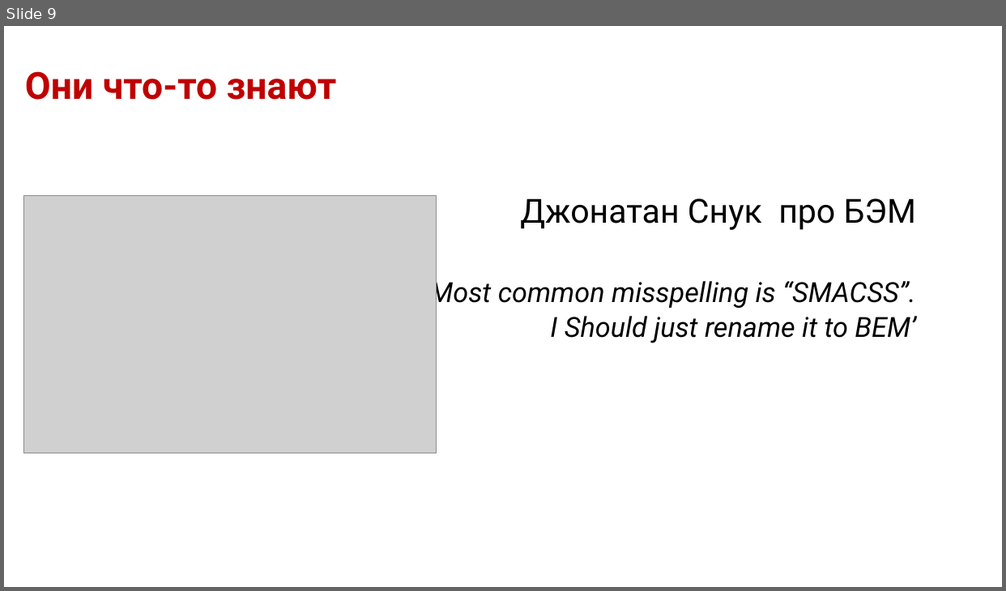
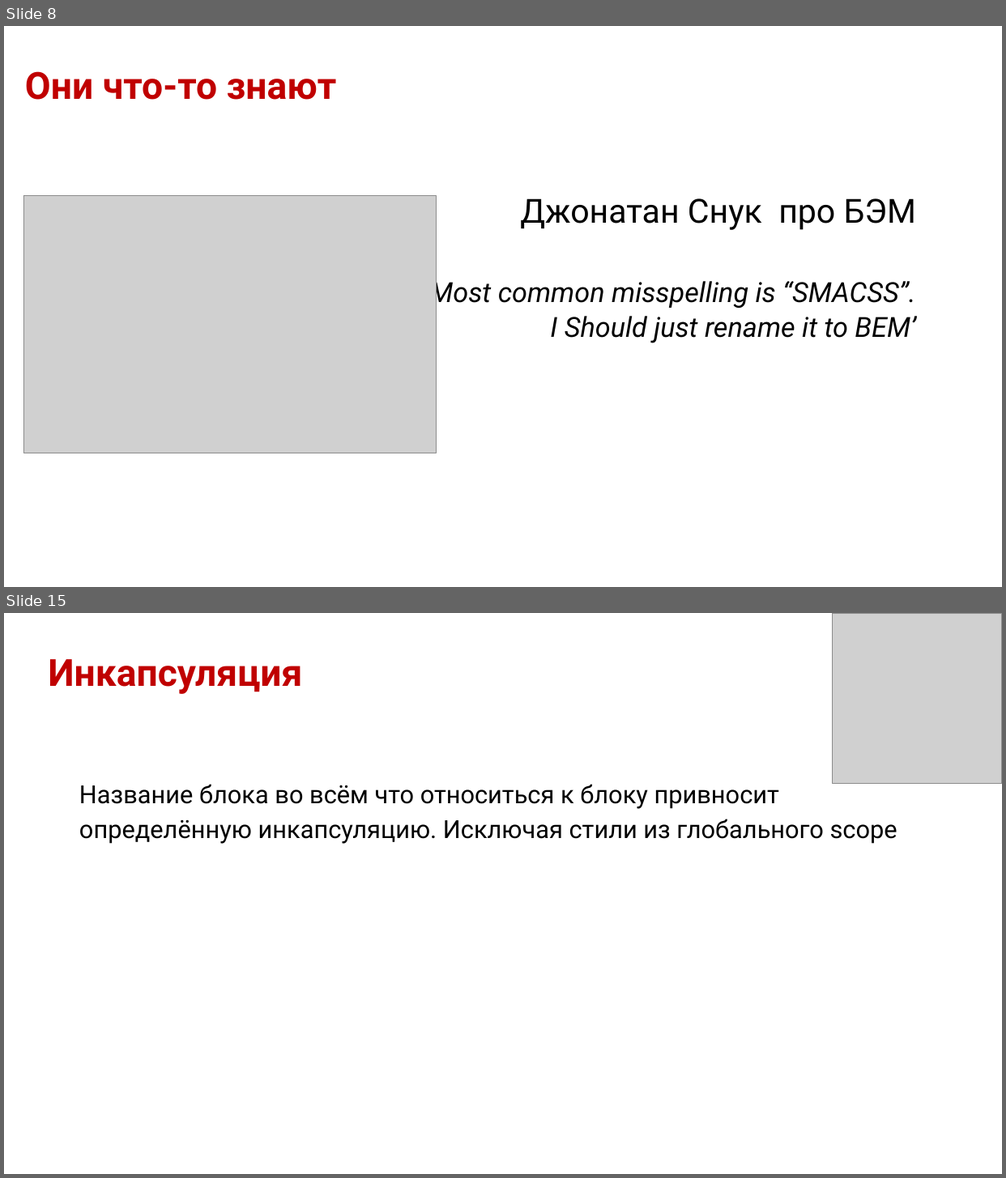
Before and after one commit to dedn/BEM, a slide deck: bem.odp. Shown one above the other, each under a label of ours: slide 9 before the commit, slides 8 and 15 after it; the slides between them are not shown. The pictures are 1006x591 and 1006x1178 pixels, drawn with LibreOffice and Linux fonts; fonts in the diff are those of the drawing; grey boxes stand for pictures; background and template pictures are left out. Boxes give left, top, right and bottom in pixels: in the first picture for what was removed or moved away, otherwise in the second. Text is boxed around its words. In the diff, an @@ line names an element or a change of style, - is before the commit and + after.

```diff
--- a/bem.odp
+++ b/bem.odp
@@ slide 15 added at box(4, 613, 1002, 1174), background #FFFFFF @@
@@ picture added at box(833, 613, 1002, 784) @@
@@ title added at box(48, 659, 302, 694), 27 pt, text #C00000, bold @@
+Инкапсуляция
@@ title added at box(79, 784, 897, 844), 18 pt, text #000000 @@
+Название блока во всём что относиться к блоку привносит
+определённую инкапсуляцию. Исключая стили из глобального scope
@@ what was slide 9 is now slide 8 @@
```
Also in this commit, not shown: 7 slides changed, 6 other slides added, 2 slides removed, 11 other files.
